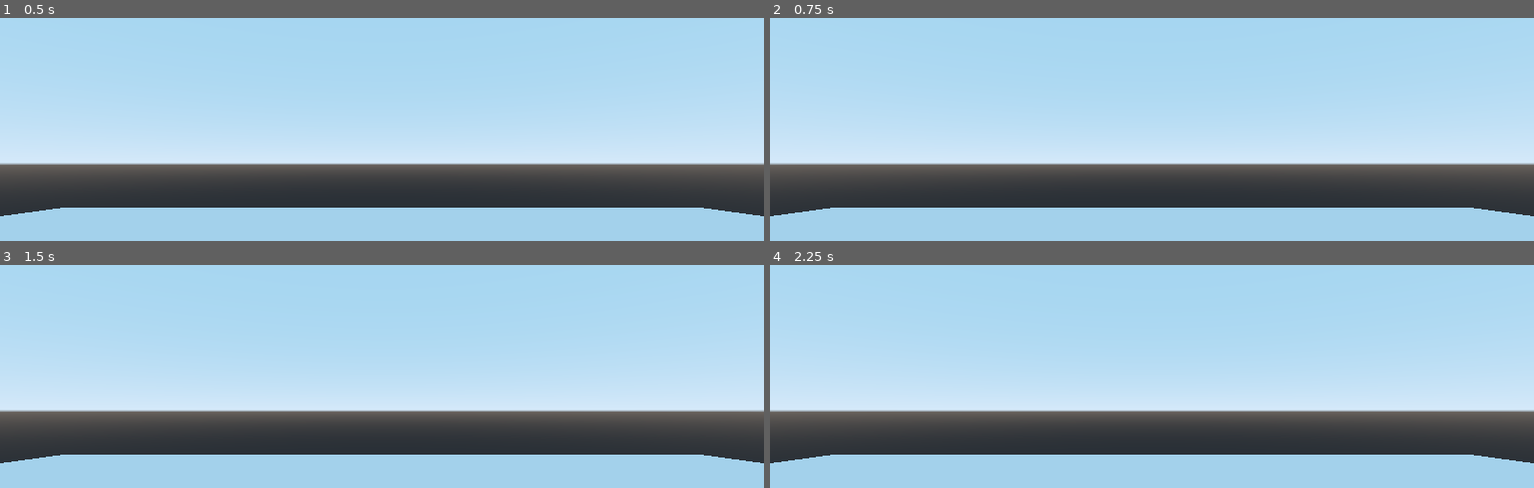
Above: before the commit, frames 1-4 (two rows, left to right).
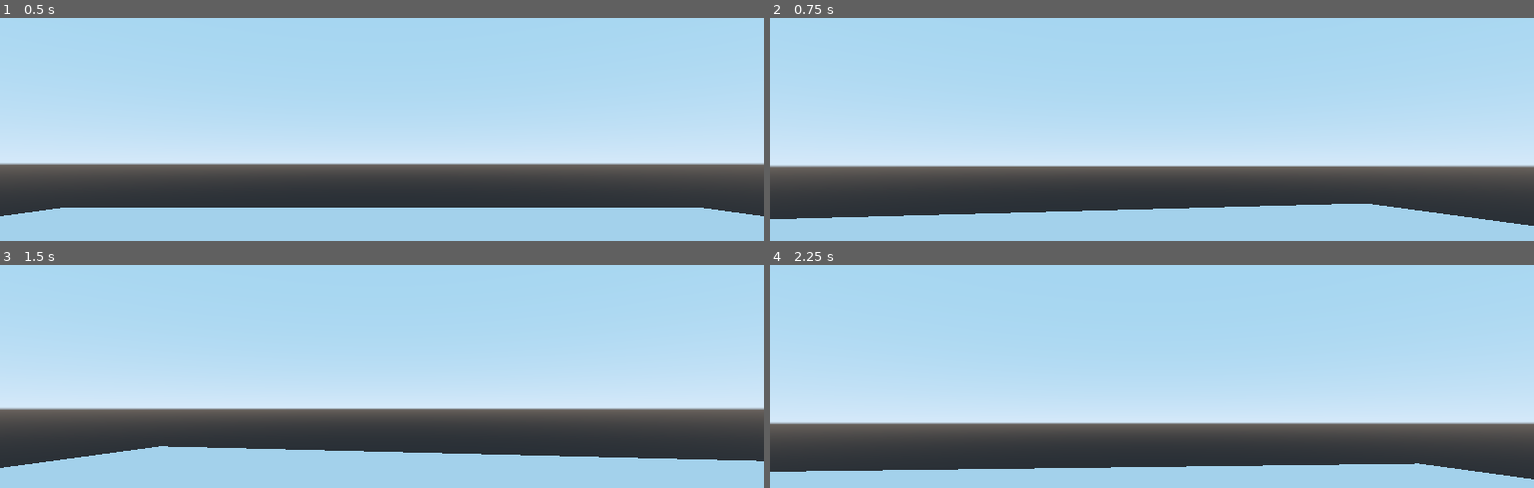
Above: after the commit, the same moments.

Repository: Chaotica-interactive/the-oddity
Game: Godot game, scene res://Master.tscn
The game is run twice, just before and just after one commit, with the same random seed, the same clock (stepped at 60 frames per second) and the same inputs.
Inputs (mouse positions are in pixels of both pictures, inside the frame that each line leads up to):
- Up to frame 1 (0.5 s): no input
- Up to frame 2 (0.75 s): tap Enter at 0.5 s; move the mouse to (1190, 162) at 0.52 s
- Up to frame 3 (1.5 s): tap Space at 1.25 s; move the mouse to (343, 412) at 1.27 s
- Up to frame 4 (2.25 s): tap Enter at 2 s; move the mouse to (1167, 403) at 2.02 s

Frame 1 is identical in both runs. In frame 2, 4.0% of the frame differs, in the area x 0-100%, y 64-94%; in frame 3, 3.3%; in frame 4, 15%, in the area x 0-100%, y 64-97%.
Error before the commit: Invalid get index 'rotation_degrees' (on base: 'null instance'). (res://scripts/Player.gd:32)

Commit message:
rework mouselook system

Diff:
--- a/Player.tscn
+++ b/Player.tscn
@@ -10,7 +10,6 @@
 
 [node name="Player" type="KinematicBody"]
 script = ExtResource( 1 )
-MOUSE_SENSITIVITY = null
 
 [node name="Collider" type="CollisionShape" parent="."]
 transform = Transform( 1, 0, 0, 0, -4.37114e-08, -1, 0, 1, -4.37114e-08, 0, 0.9, 0 )
--- a/scripts/Player.gd
+++ b/scripts/Player.gd
@@ -3,39 +3,19 @@
 class_name player
 
 #--------------- VARIABLES ----------------
-# cam controls
-export var MOUSE_SENSITIVITY : float = 1.0
-const MAX_LOOK_ANGLE : float = 90.0
-const MIN_LOOK_ANGLE : float = -90.0
+export var MOUSE_SENSITIVITY: float  = 0.2
 
-# vectors
-var mouseDelta : Vector2 = Vector2.ZERO
-var velocity : Vector3 = Vector3.ZERO
-
-# player componants
-onready var camera = get_node("Camera")
-
+onready var look_pivot: Spatial = $"look pivot"
 #--------------- FUNCTIONS ----------------
 # gets called when the player is loaded
 func _ready():
 	Input.set_mouse_mode(Input.MOUSE_MODE_CAPTURED)
 
-# gets called every time an input is made
+# gets called every time an input is processed
 func _input(event):
-	# check if mouse moved
 	if event is InputEventMouseMotion:
-		mouseDelta = event.relative
+		# rotate on X
+		rotate_y(deg2rad(-1 * event.relative.x * MOUSE_SENSITIVITY))
 
-# gets called every frame
-func _process(delta):
-	# rotate camera along X axis
-	camera.rotation_degrees -= Vector3(rad2deg(mouseDelta.y),0,0) * MOUSE_SENSITIVITY * delta
-
-	# now clamp the X rotation so the player cant do crazy ass acrobatics while standing still
-	camera.rotation_degrees.x = clamp(camera.rotation_degrees.x, MIN_LOOK_ANGLE, MAX_LOOK_ANGLE)
-
-	# rotate the player themself along the Y axis
-	rotation_degrees -= Vector3(0,rad2deg(mouseDelta.x),0) * MOUSE_SENSITIVITY * delta
-
-	# reset mouse delta vector
-	mouseDelta = Vector2.ZERO
+		#rotate on Y
+		look_pivot.rotate_x(deg2rad(event.relative.y) * MOUSE_SENSITIVITY)
